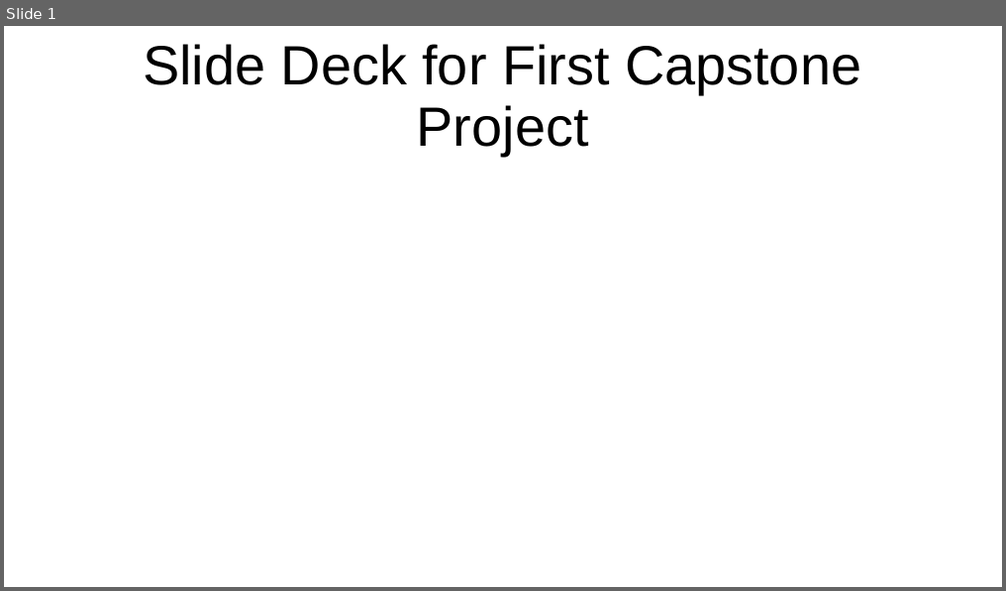
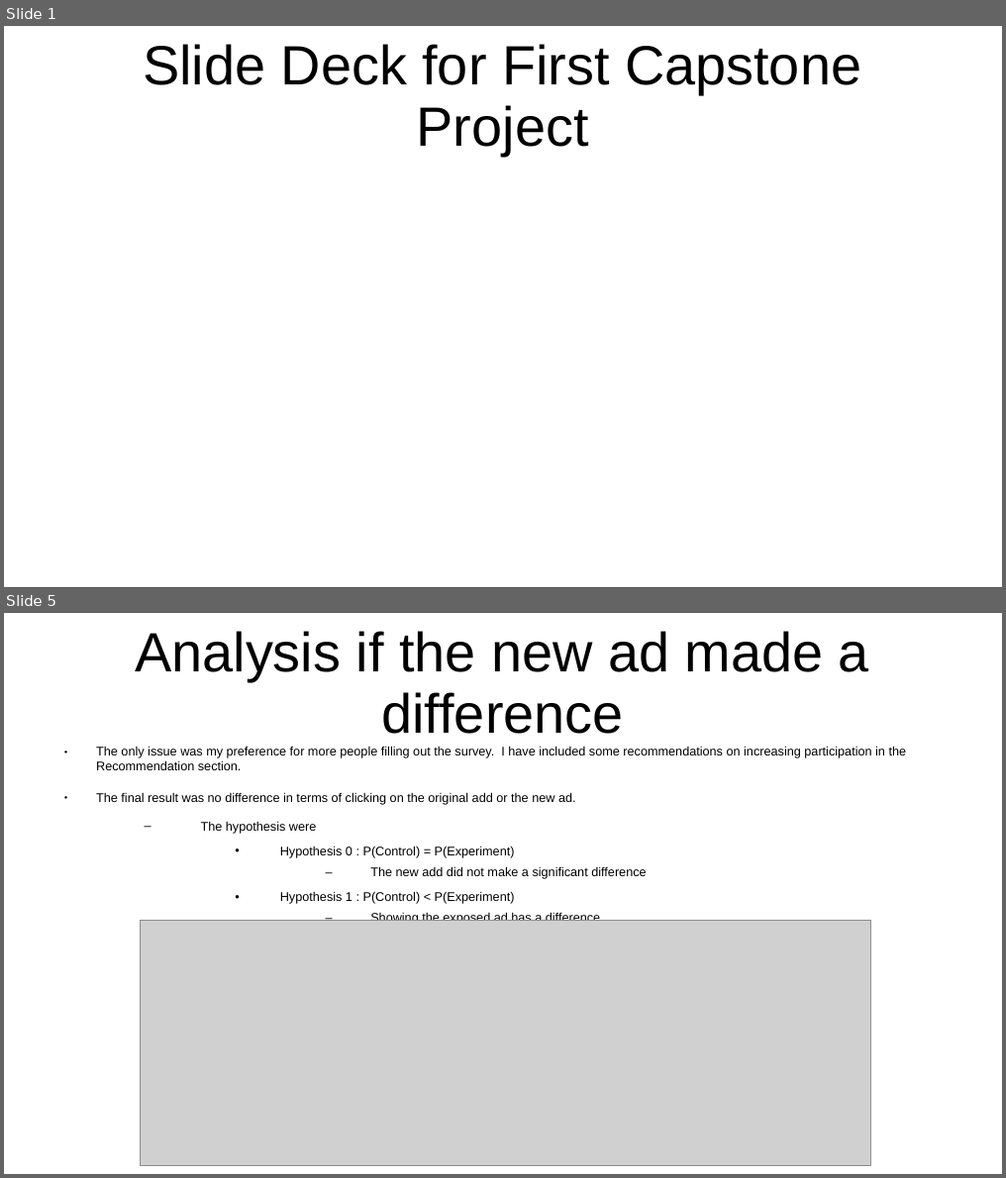
Before and after one commit to CharlesStockman/dataScience, a slide deck: magnimindAcademy/capstone/slide_deck.ppt. Shown one above the other, each under a label of ours: slide 1 before the commit, slides 1 and 5 after it; the slides between them are not shown. The pictures are 1006x591 and 1006x1178 pixels, drawn with LibreOffice and Linux fonts; fonts in the diff are those of the drawing; grey boxes stand for pictures. Boxes give left, top, right and bottom in pixels: in the first picture for what was removed or moved away, otherwise in the second. Text is boxed around its words. In the diff, an @@ line names an element or a change of style, - is before the commit and + after.

```diff
--- a/magnimindAcademy/capstone/slide_deck.ppt
+++ b/magnimindAcademy/capstone/slide_deck.ppt
@@ slide 5 added at box(4, 613, 1002, 1174), background #FFFFFF @@
@@ title added at box(135, 631, 869, 734), 44 pt, text #000000 @@
+Analysis if the new ad made a difference
@@ text added at box(96, 746, 907, 921), 10 pt, text #000000 @@
+● The only issue was my preference for more people filling out the survey. I have included some recommendations on increasing participation in the Recommendation section.
+● The final result was no difference in terms of clicking on the original add or the new ad.
+  – The hypothesis were
+    • Hypothesis 0 : P(Control) = P(Experiment)
+      – The new add did not make a significant difference
+    • Hypothesis 1 : P(Control) < P(Experiment)
+      – Showing the exposed ad has a difference
@@ picture added at box(140, 921, 870, 1166) @@
```
Also in this commit, not shown: 3 slides changed, 1 other slide added, 1 slide removed, 1 other file.
